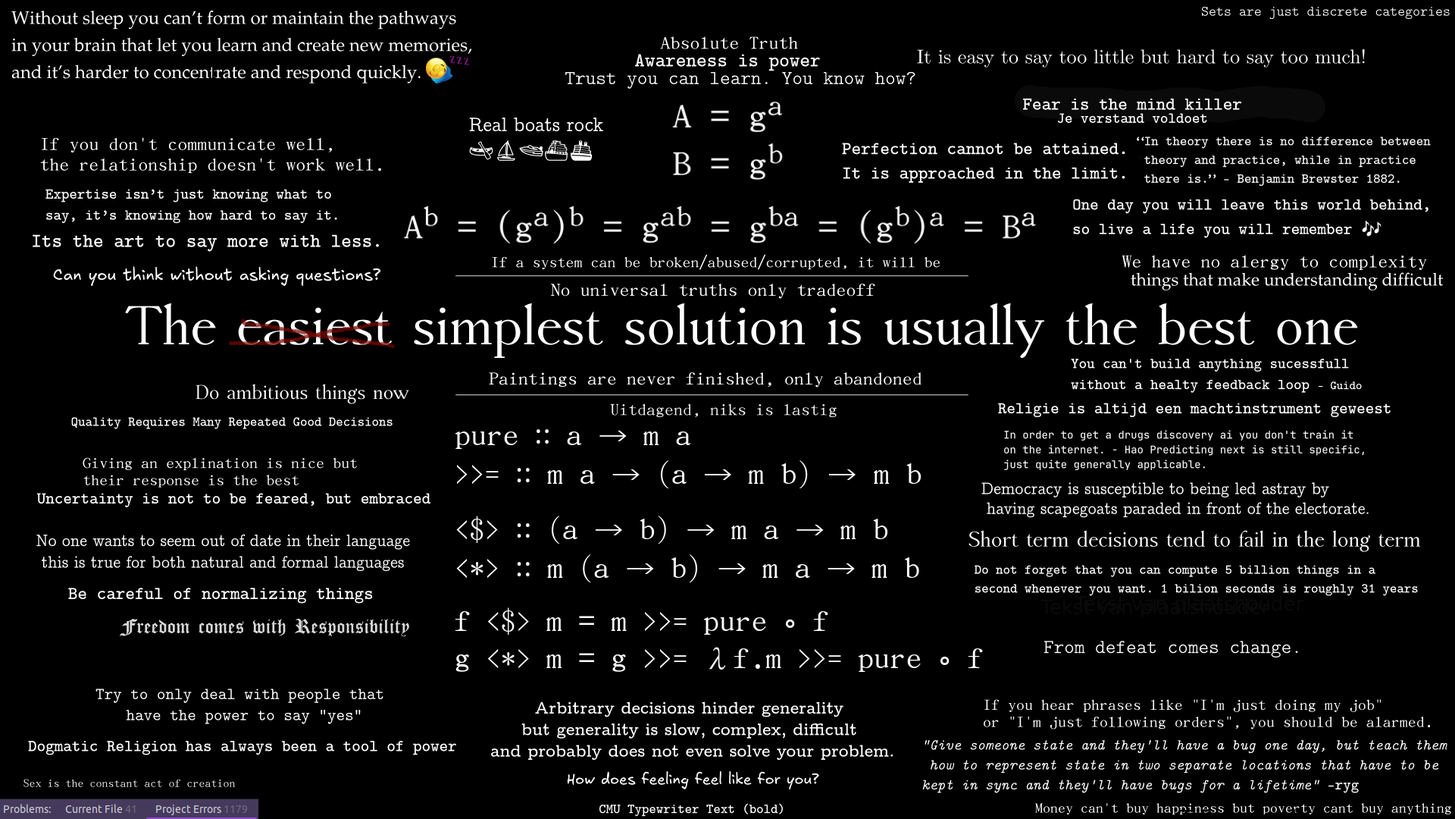
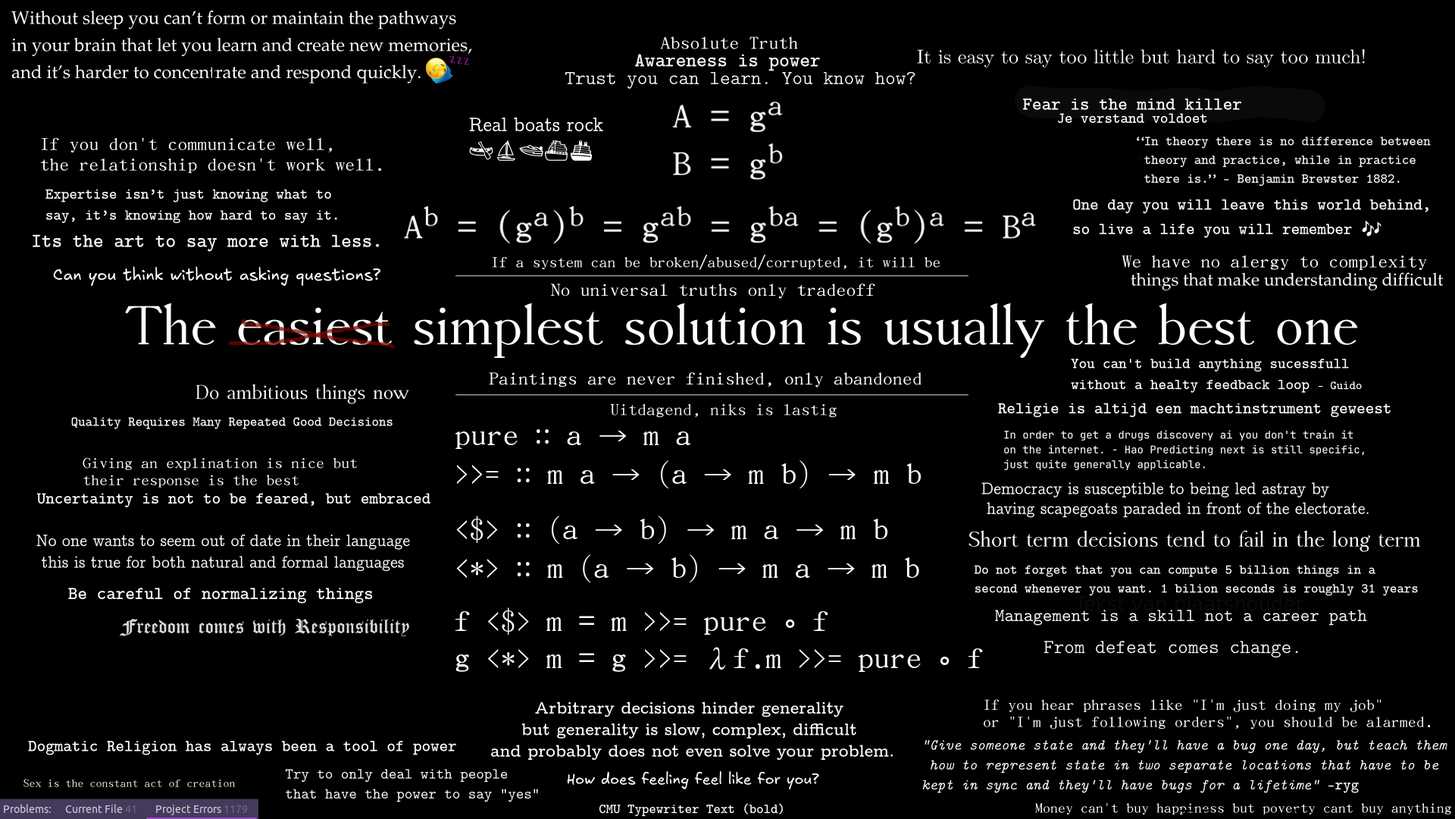
Two versions of the same layered image (1455x819). Layer-by-layer changes:
painted on "Tekenlaag 3 (geplakt)" over 194, 6, 1451, 802
painted on "monads big" over 995, 609, 1019, 622
painted on "sleep + arbitrary hinders" over 95, 6, 1451, 802
painted on "background" over 95, 6, 1451, 802
